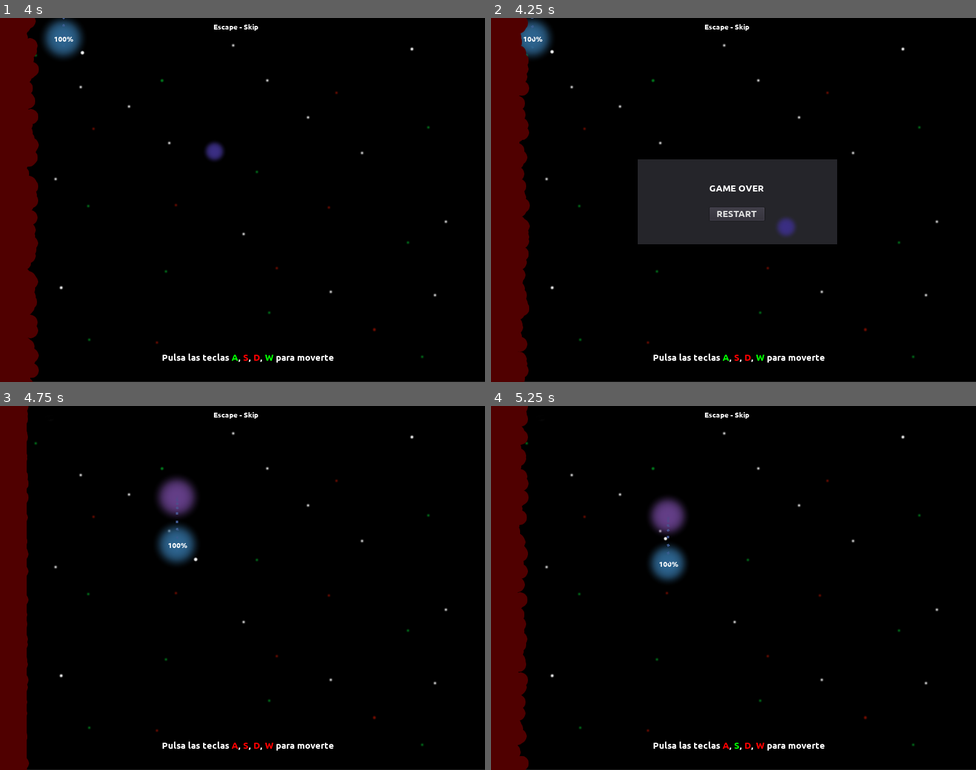
Above: before the commit, frames 1-4 (two rows, left to right).
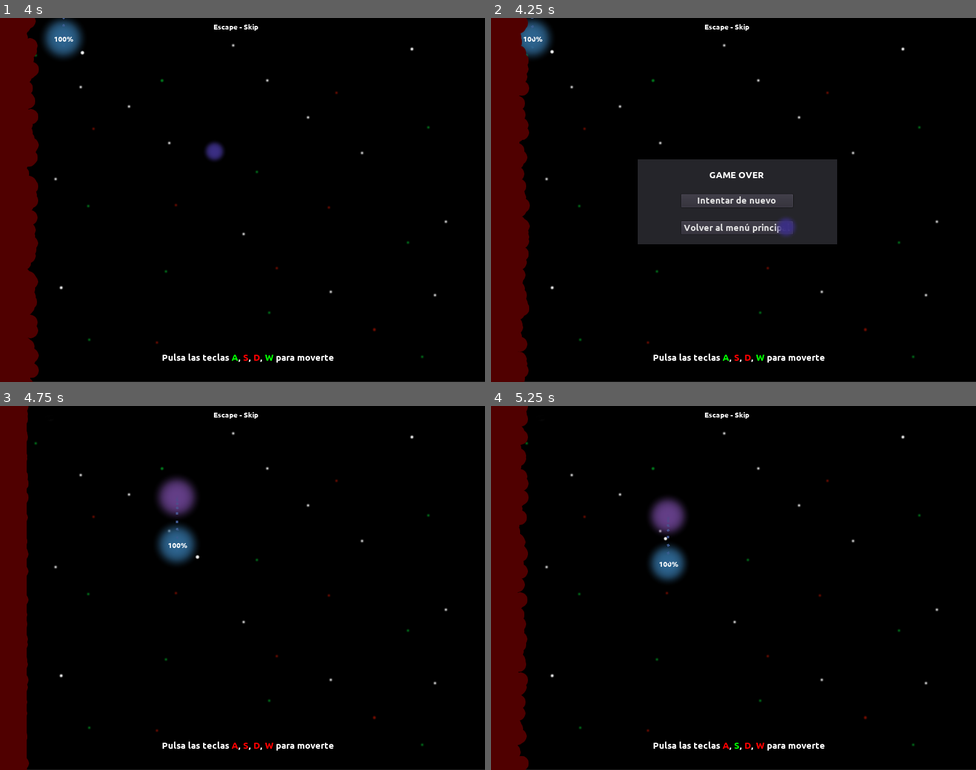
Above: after the commit, the same moments.

Repository: moisesjbc/cinco-etapas
Game: Godot game, scene res://menus/main_menu/main_menu.tscn
Two runs of this game, one before a commit and one after it. Both use one fixed random seed, a clock stepped at 60 frames per second and the inputs below.
Inputs (mouse positions are in pixels of both pictures, inside the frame that each line leads up to):
- Up to frame 1 (4 s): click "JUGAR" at 0.5 s; tap Enter at 1.25 s; move the mouse to (218, 272) at 1.27 s; hold Up (ui_up) 1.28-2.78 s; click (218, 272) at 1.42 s; tap Space at 1.52, 2.27, 3.77 s; move the mouse to (388, 254) at 2.02 s; move the mouse to (97, 145) at 2.77 s; hold Left (ui_left) from 2.78 s (still down); move the mouse to (266, 200) at 3.52 s; click (266, 200) at 3.67 s
- Up to frame 2 (4.25 s): keep holding Left (ui_left)
- Up to frame 3 (4.75 s): release Left (ui_left) at 4.25 s; click "RESTART" (after the commit: "Intentar de nuevo") at 4.25 s
- Up to frame 4 (5.25 s): move the mouse to (660, 497) at 5.02 s; hold Down (ui_down) from 5.03 s (still down)

Frame 1 is identical in both runs. In frame 2, 1.6% of the frame differs, in the area x 39-63%, y 42-60%; in frame 3, less than 0.1%; in frame 4, nothing differs.

Commit message:
Added main menu button to game over

Diff:
--- a/godot-project/menus/game_over/game_over.gd
+++ b/godot-project/menus/game_over/game_over.gd
@@ -3,3 +3,7 @@
 func _on_restart_button_pressed():
 	set_visible(false)
 	get_tree().change_scene("res://scenes/main_scene/main_scene.tscn")
+
+
+func _on_go_to_main_menu_button_pressed():
+	get_tree().change_scene("res://menus/main_menu/main_menu.tscn")
--- a/godot-project/menus/game_over/game_over.tscn
+++ b/godot-project/menus/game_over/game_over.tscn
@@ -46,20 +46,28 @@
 }
 
 [node name="VBoxContainer" type="VBoxContainer" parent="panel/margin_container/CenterContainer"]
-margin_left = 154.0
-margin_top = 32.0
-margin_right = 230.0
-margin_bottom = 96.0
+margin_left = 108.0
+margin_top = 7.0
+margin_right = 275.0
+margin_bottom = 121.0
 custom_constants/separation = 30
 
 [node name="Label" type="Label" parent="panel/margin_container/CenterContainer/VBoxContainer"]
-margin_right = 76.0
+margin_right = 167.0
 margin_bottom = 14.0
 text = "GAME OVER"
+align = 1
 
 [node name="restart_button" type="Button" parent="panel/margin_container/CenterContainer/VBoxContainer"]
 margin_top = 44.0
-margin_right = 76.0
+margin_right = 167.0
 margin_bottom = 64.0
-text = "RESTART"
+text = "Intentar de nuevo"
+
+[node name="go_to_main_menu_button" type="Button" parent="panel/margin_container/CenterContainer/VBoxContainer"]
+margin_top = 94.0
+margin_right = 167.0
+margin_bottom = 114.0
+text = "Volver al menú principal"
 [connection signal="pressed" from="panel/margin_container/CenterContainer/VBoxContainer/restart_button" to="." method="_on_restart_button_pressed"]
+[connection signal="pressed" from="panel/margin_container/CenterContainer/VBoxContainer/go_to_main_menu_button" to="." method="_on_go_to_main_menu_button_pressed"]
--- a/godot-project/menus/main_menu/main_menu.tscn
+++ b/godot-project/menus/main_menu/main_menu.tscn
@@ -9,6 +9,7 @@
 font_data = ExtResource( 3 )
 
 [node name="main_menu" type="Control"]
+pause_mode = 2
 anchor_right = 1.0
 anchor_bottom = 1.0
 script = ExtResource( 2 )
